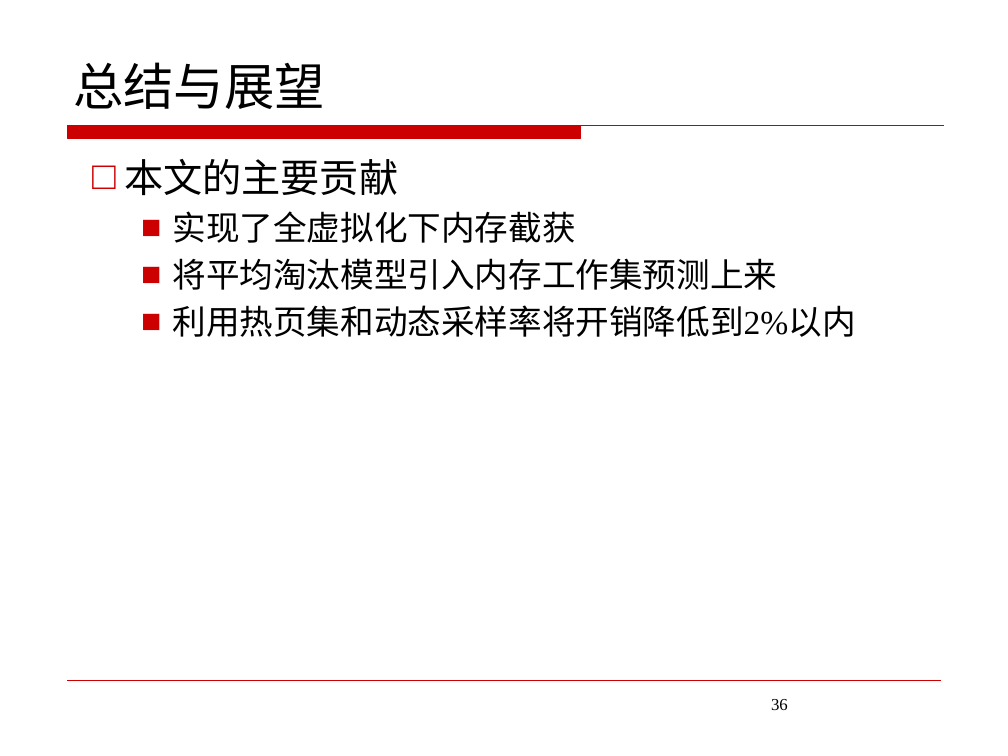
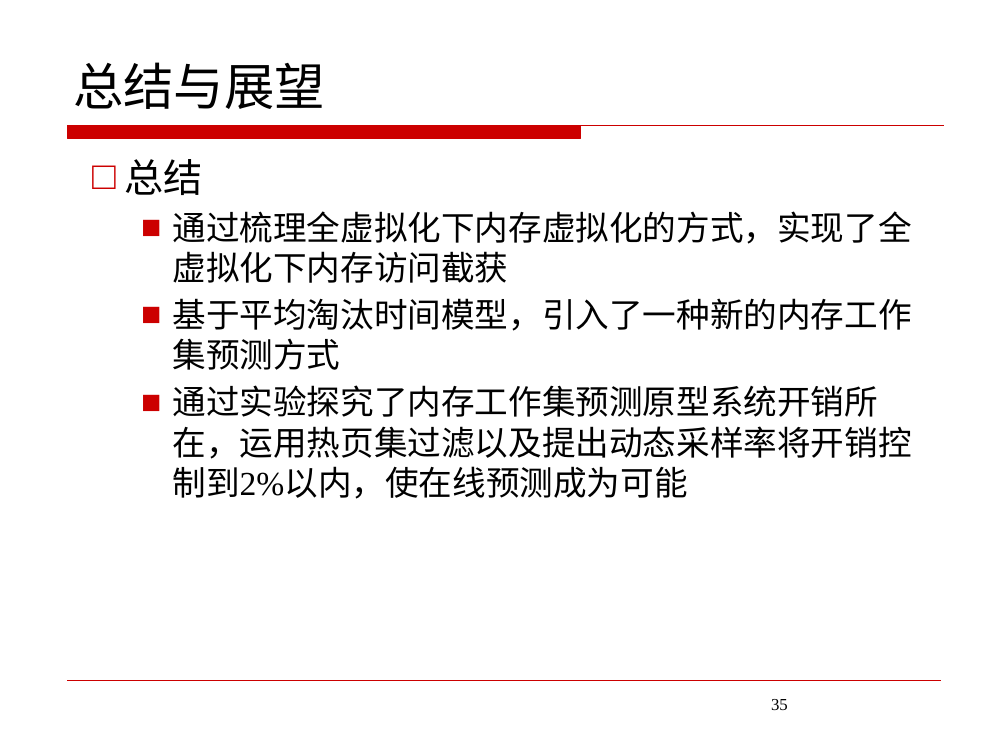
Before and after one commit to JoeHF/aet_data, a slide deck: slide 35 of 答辩/答辩ppt.pptx (slide 36 before the commit). Drawn at 1008x756 pixels with LibreOffice and Linux fonts; fonts in the diff are those of the drawing; background and template pictures are left out. Boxes give left, top, right and bottom in pixels: in the first picture for what was removed or moved away, otherwise in the second. Text is boxed around its words. In the diff, an @@ line names an element or a change of style, - is before the commit and + after.

```diff
--- a/答辩/答辩ppt.pptx
+++ b/答辩/答辩ppt.pptx
@@ text at (124,159,911,499): text changed @@
-□ 本文的主要贡献
-  ■ 实现了全虚拟化下内存截获
-  ■ 将平均淘汰模型引入内存工作集预测上来
-  ■ 利用热页集和动态采样率将开销降低到2%以内
+□ 总结
+  ■ 通过梳理全虚拟化下内存虚拟化的方式，实现了全虚拟化下内存访问截获
+  ■ 基于平均淘汰时间模型，引入了一种新的内存工作集预测方式
+  ■ 通过实验探究了内存工作集预测原型系统开销所在，运用热页集过滤以及提出动态采样率将开销控制到2%以内，使在线预测成为可能
@@ page number at (771,699,788,710): text changed @@
-36
+35
```
Also in this commit, not shown: 9 other slides changed, 3 slides added, 7 slides removed, 11 other files.
